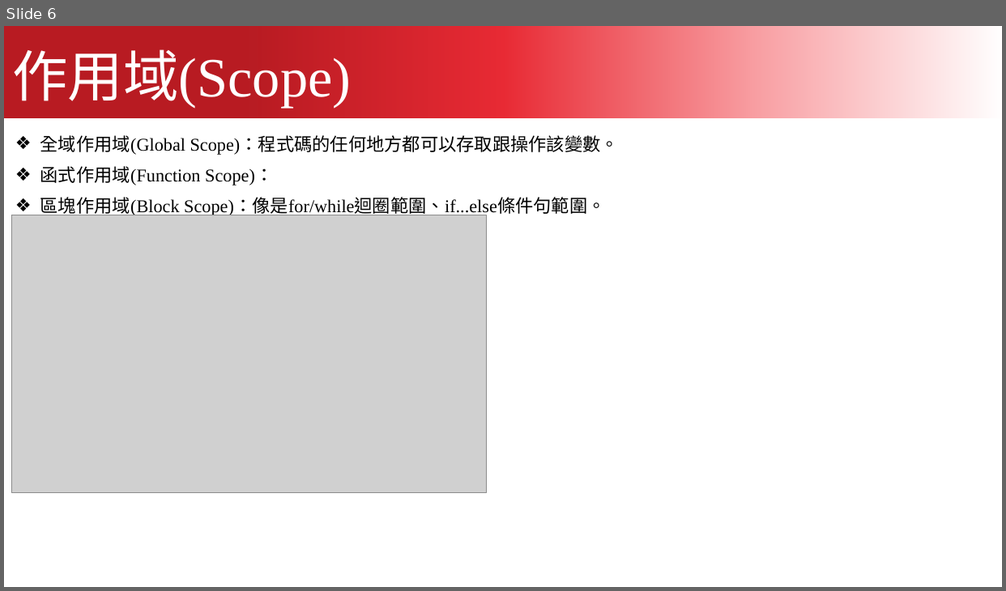
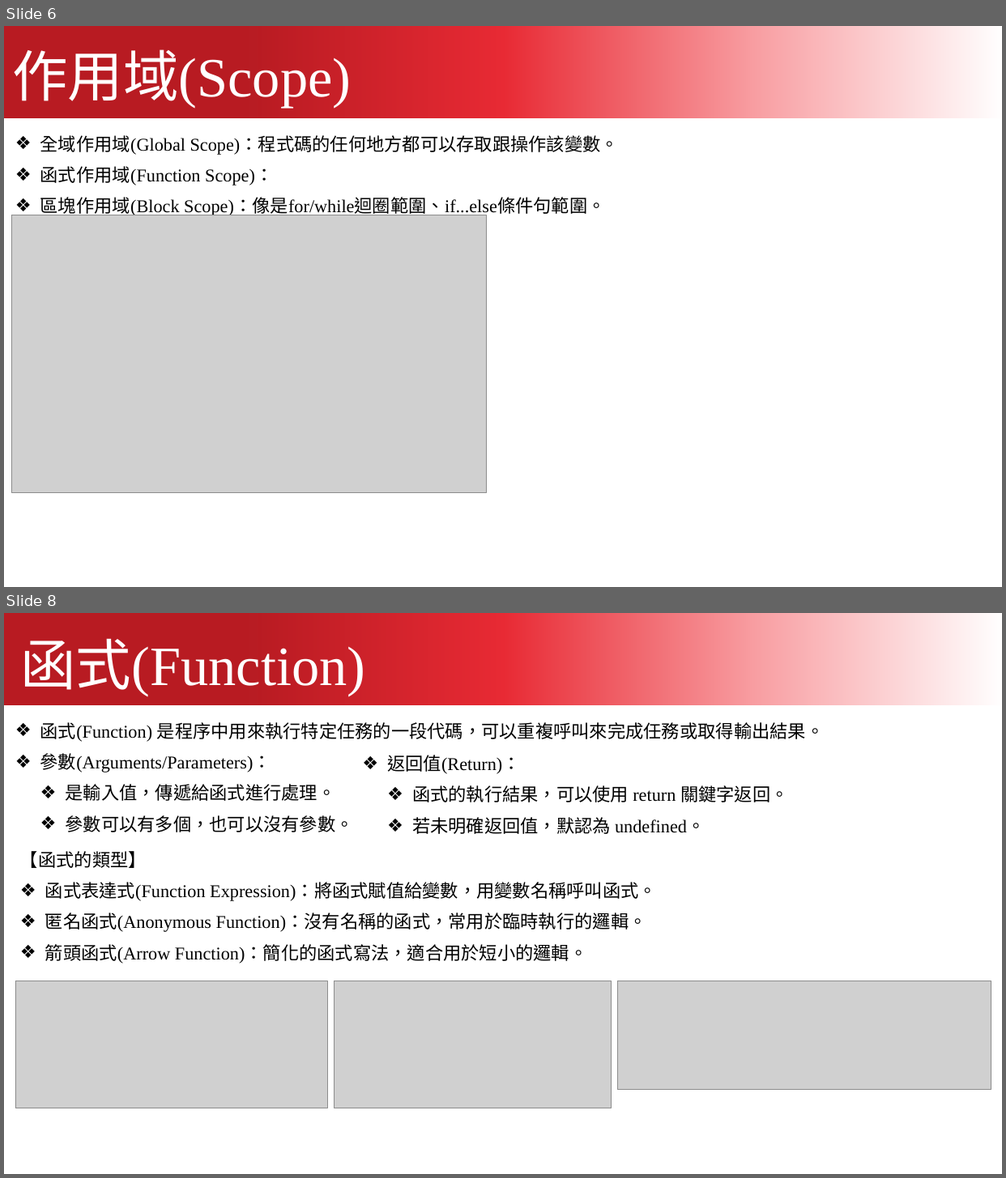
Before and after one commit to kcwc1029/blog, a slide deck: 互動網頁設計/JavaScript/javascript_01.pptx. Shown one above the other, each under a label of ours: slide 6 before the commit, slides 6 and 8 after it; the slides between them are not shown. The pictures are 1006x591 and 1006x1178 pixels, drawn with LibreOffice and Linux fonts; fonts in the diff are those of the drawing; grey boxes stand for pictures. Boxes give left, top, right and bottom in pixels: in the first picture for what was removed or moved away, otherwise in the second. Text is boxed around its words. In the diff, an @@ line names an element or a change of style, - is before the commit and + after.

```diff
--- a/互動網頁設計/JavaScript/javascript_01.pptx
+++ b/互動網頁設計/JavaScript/javascript_01.pptx
@@ slide 8 added at [4, 613, 1002, 1174], background #FFFFFF @@
@@ freeform shape added at [4, 613, 1002, 705], fill gradient #B81B22 to #E82A34 to #F89DA1 to #FFFFFF @@
@@ text added at [21, 638, 366, 697], 80 pt, text #FFFFFF @@
+函式(Function)
@@ text added at [40, 722, 824, 833], 26 pt, text #000000 @@
+❖ 函式(Function) 是程序中用來執行特定任務的一段代碼，可以重複呼叫來完成任務或取得輸出結果。
+❖ 參數(Arguments/Parameters)：
+  ❖ 是輸入值，傳遞給函式進行處理。
+  ❖ 參數可以有多個，也可以沒有參數。
@@ text added at [387, 755, 789, 834], 26 pt, text #000000 @@
+❖ 返回值(Return)：
+  ❖ 函式的執行結果，可以使用 return 關鍵字返回。
+  ❖ 若未明確返回值，默認為 undefined。
@@ text added at [20, 851, 657, 964], 26 pt, text #000000 @@
+【函式的類型】
+❖ 函式表達式(Function Expression)：將函式賦值給變數，用變數名稱呼叫函式。
+❖ 匿名函式(Anonymous Function)：沒有名稱的函式，常用於臨時執行的邏輯。
+❖ 箭頭函式(Arrow Function)：簡化的函式寫法，適合用於短小的邏輯。
@@ picture added at [15, 982, 328, 1109] @@
@@ picture added at [334, 982, 612, 1109] @@
@@ picture added at [617, 982, 991, 1090] @@
```
Also in this commit, not shown: 3 slides changed, 14 other slides added, 14 other files.
